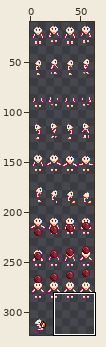
Sprite sheet: [LittleNPC] The Farmer's Children Art - Deluxe/assets/Characters/Female/Claire/Skin/Vanilla.png. The picture above shows the old version from afar; the outline marks the close-up.
Close-up. As it was:
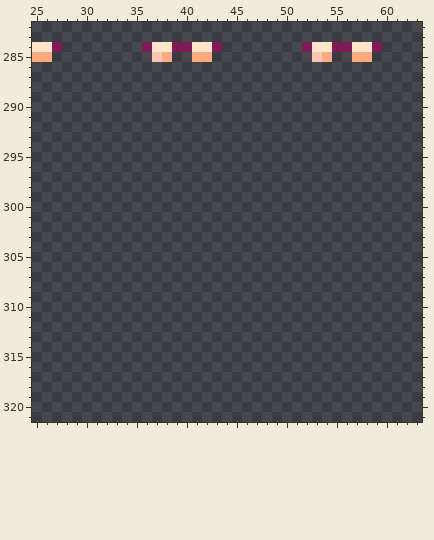
The file is 64x416 pixels. Pixels under 10% opacity are left out. Colours within 5 levels of each other are drawn and written as one. Shown: x 25..63, y 282..321. The wide view leaves out empty margins.
After the commit:
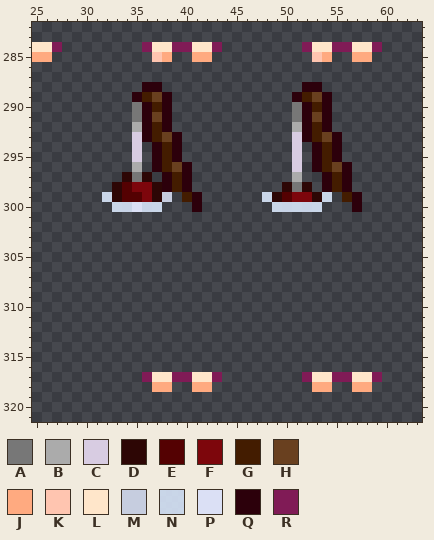
Palette (. is transparent): A #777777  B #ababab  C #d8cce2  D #2d0605  E #540102  F #7d060c  G #431c00  H #69401f  J #ffaa80  K #ffc5b0  L #ffe6ca  M #c6cddf  N #ddebffde  P #dbe0f5  Q #2c000b  R #801b56
Difference:
@@ x 25..63 @@
 287 .......................................
-288 .......................................
-289 .......................................
-290 .......................................
-291 .......................................
-292 .......................................
-293 .......................................
-294 .......................................
-295 .......................................
-296 .......................................
-297 .......................................
-298 .......................................
-299 .......................................
-300 .......................................
+288 ...........QQ..............QQ..........
+289 ..........QGHQ............QGHQ.........
+290 ..........AQGQ............AQGQ.........
+291 ..........AQHQ............AQHQ.........
+292 ..........BQGQ............BQGQ.........
+293 ..........CQGHQ...........CQGHQ........
+294 ..........C.QGQ...........C.QGQ........
+295 ..........C.QGQ...........C.QGQ........
+296 ..........B.QGHQ..........C.QGHQ.......
+297 .........DAD.QGQ..........B..QGQ.......
+298 ........DEFFDQGQ.........DAD.QGQ.......
+299 .......NDEEFDM.GQ......NDEFFDN.GQ......
+300 ........NNPNN...Q.......NNNNN...Q......
 301 .......................................
@@ x 25..63 @@
 316 .......................................
-317 .......................................
-318 .......................................
+317 ...........RLLRRLLR........RLLRRLLR....
+318 ............JJ..JJ..........JJ..JJ.....
 319 .......................................
Changed places in both close-ups, as pixel boxes (x1, y1, x2, y2):
added: (102, 82, 202, 212)
added: (262, 82, 362, 212)
added: (142, 372, 222, 392)
added: (302, 372, 382, 392)
